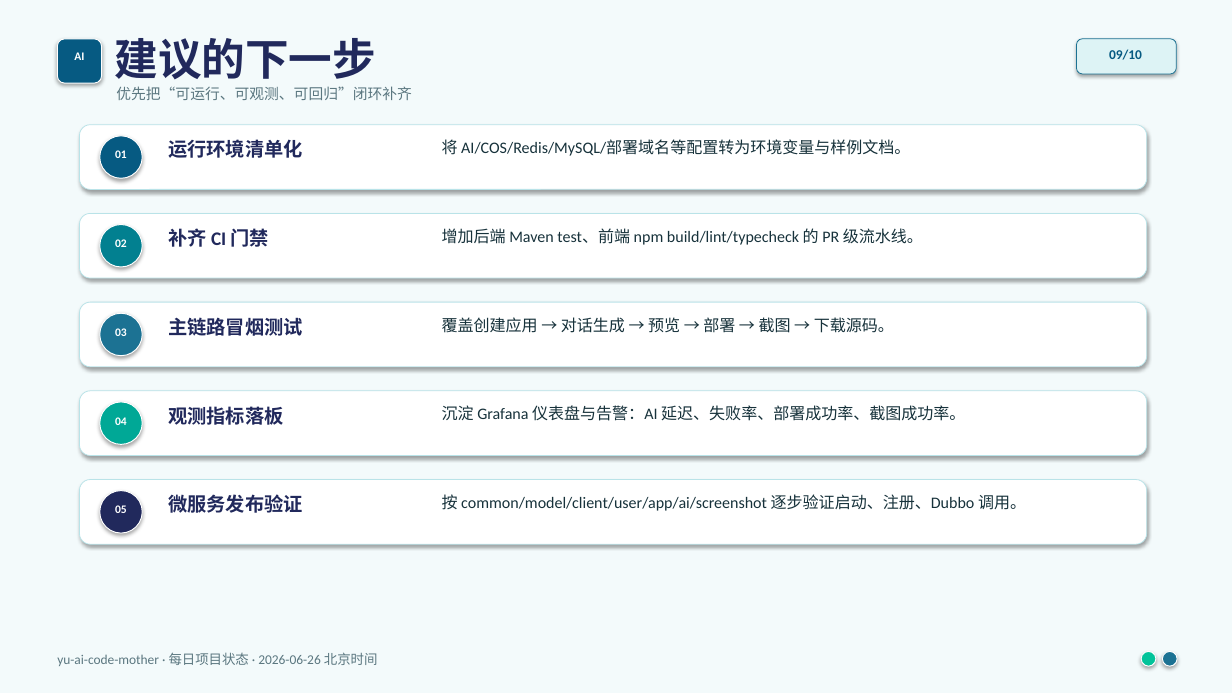
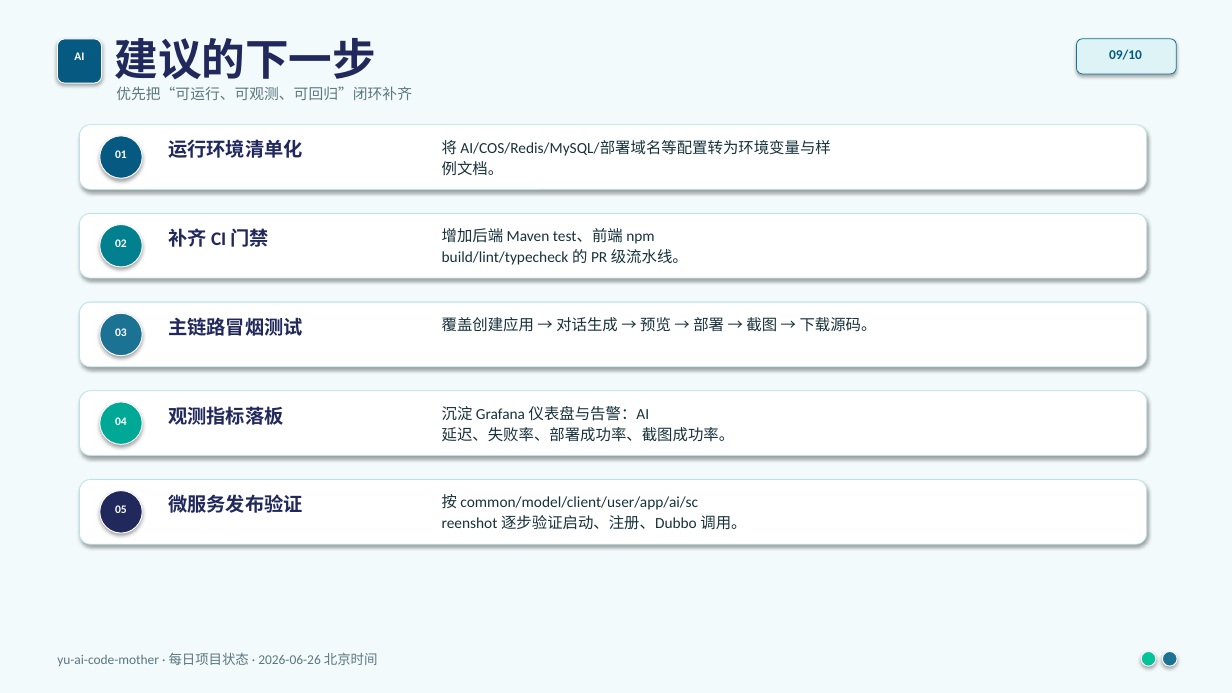
Before and after one commit to liyupi/yu-ai-code-mother, a slide deck: slide 9 of docs/reports/project-status-2026-06-26.pptx. Drawn at 1232x693 pixels with LibreOffice and Linux fonts; fonts in the diff are those of the drawing. Boxes give left, top, right and bottom in pixels: in the first picture for what was removed or moved away, otherwise in the second. Text is boxed around its words. In the diff, an @@ line names an element or a change of style, - is before the commit and + after.

```diff
--- a/docs/reports/project-status-2026-06-26.pptx
+++ b/docs/reports/project-status-2026-06-26.pptx
@@ text "优先把“可运行、可观测、可回归”闭环补齐" at <box>116,86,412,100</box>: more space between paragraphs @@
@@ text at <box>442,140,830,175</box>: text changed; size 12.5 to 12 pt @@
-将 AI/COS/Redis/MySQL/部署域名等配置转为环境变量与样例文档。
+将 AI/COS/Redis/MySQL/部署域名等配置转为环境变量与样
+例文档。
@@ text at <box>442,228,688,265</box>: text changed; size 12.5 to 12 pt @@
-增加后端 Maven test、前端 npm build/lint/typecheck 的 PR 级流水线。
+增加后端 Maven test、前端 npm
+build/lint/typecheck 的 PR 级流水线。
@@ text "覆盖创建应用 → 对话生成 → 预览 ..." at <box>442,317,877,332</box>: size 12.5 to 12 pt; more space between paragraphs @@
@@ text at <box>442,406,735,442</box>: text changed; size 12.5 to 12 pt @@
-沉淀 Grafana 仪表盘与告警：AI 延迟、失败率、部署成功率、截图成功率。
+沉淀 Grafana 仪表盘与告警：AI
+延迟、失败率、部署成功率、截图成功率。
@@ text at <box>442,494,746,530</box>: text changed; size 12.5 to 12 pt @@
-按 common/model/client/user/app/ai/screenshot 逐步验证启动、注册、Dubbo 调用。
+按 common/model/client/user/app/ai/sc
+reenshot 逐步验证启动、注册、Dubbo 调用。
```
Also in this commit, not shown: 9 other slides changed.
